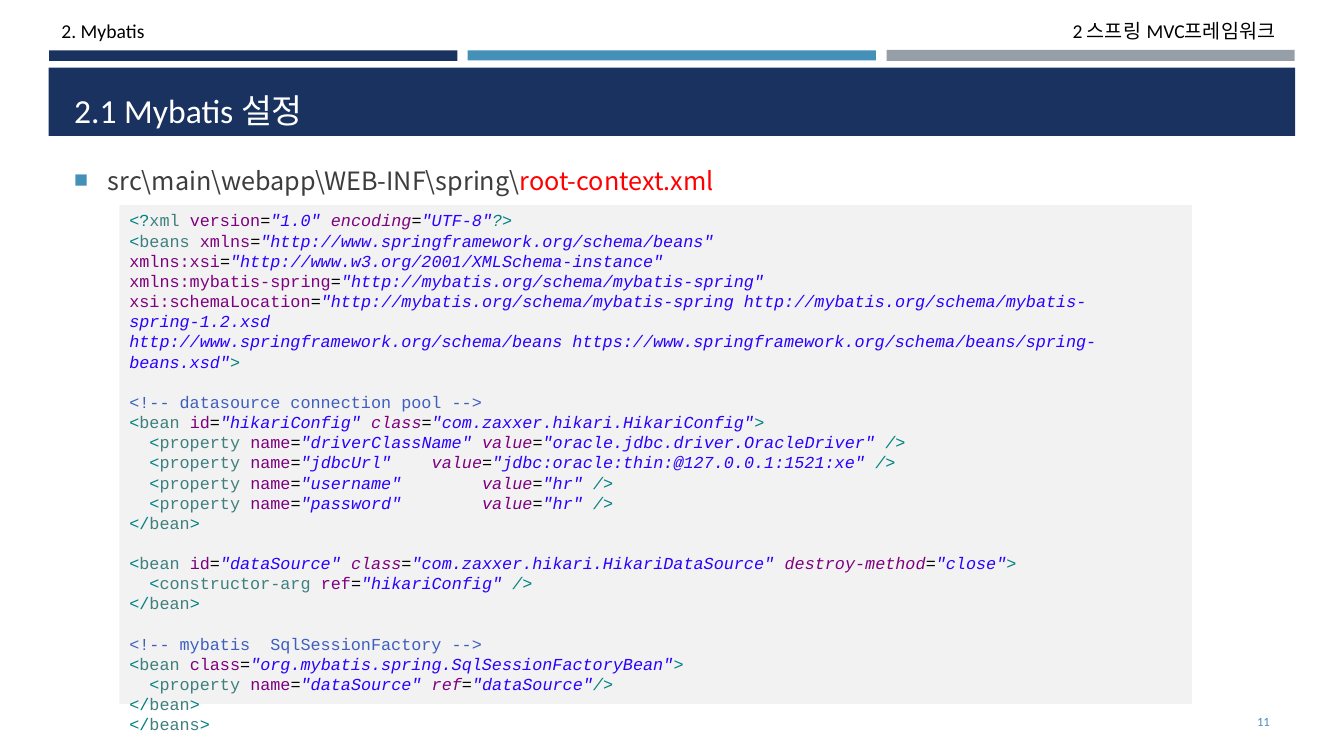
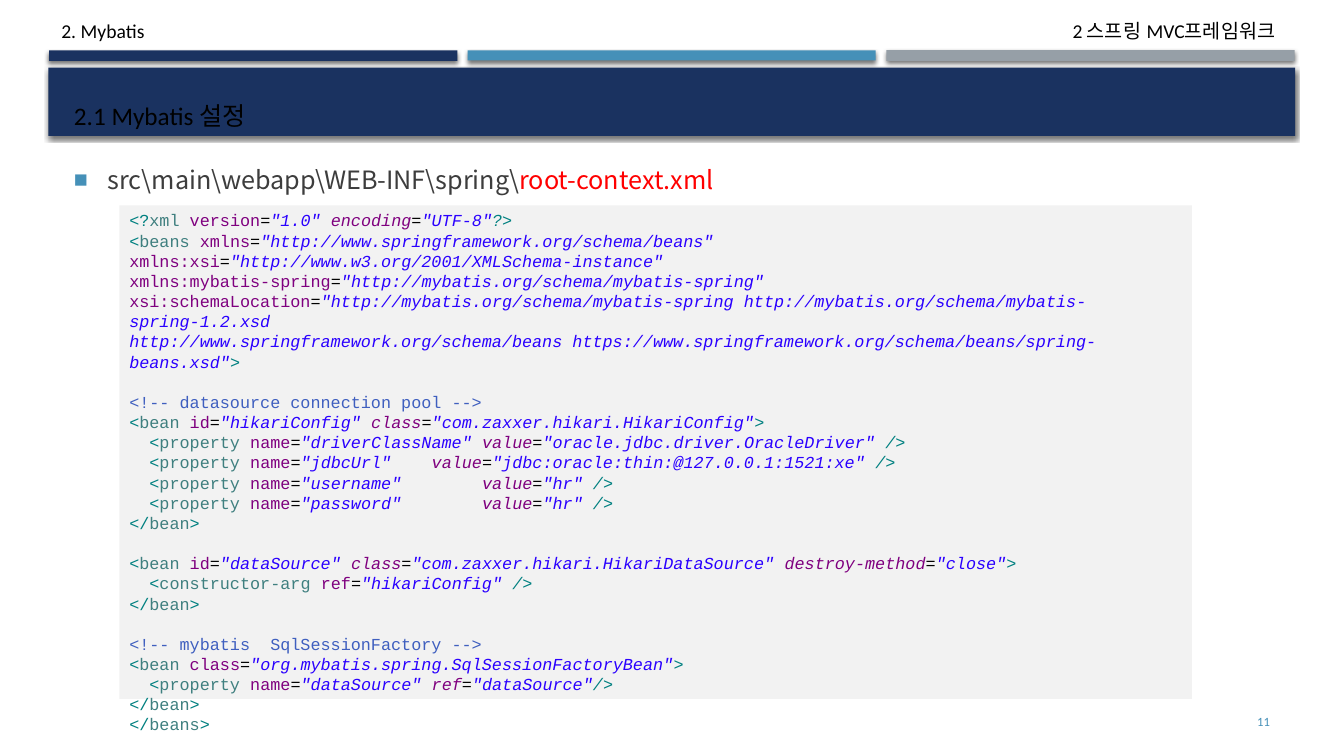
Before and after one commit to deukvely/spring, a slide deck: slide 11 of PPT/03.스프링프로젝트.pptx. Drawn at 1344x756 pixels with LibreOffice and Linux fonts; fonts in the diff are those of the drawing. Boxes give left, top, right and bottom in pixels: in the first picture for what was removed or moved away, otherwise in the second. Text is boxed around its words. In the diff, an @@ line names an element or a change of style, - is before the commit and + after.

```diff
--- a/PPT/03.스프링프로젝트.pptx
+++ b/PPT/03.스프링프로젝트.pptx
@@ shadow on in 4 elements at (x1=49, y1=50, x2=458, y2=60), (x1=886, y1=50, x2=1295, y2=62), (x1=468, y1=50, x2=876, y2=60), (x1=48, y1=68, x2=1296, y2=136) @@
@@ title "2.1 Mybatis 설정" at (x1=74, y1=104, x2=245, y2=129): size 24 to 18 pt, text colour #FFFFFF to #000000 @@
@@ rectangle "<?xml version="1.0" encoding="UTF-8"?>" resized from (x1=119, y1=206, x2=1192, y2=705) to (x1=119, y1=206, x2=1192, y2=700) @@
```
Also in this commit, not shown: 28 other slides changed, 33 other files.
